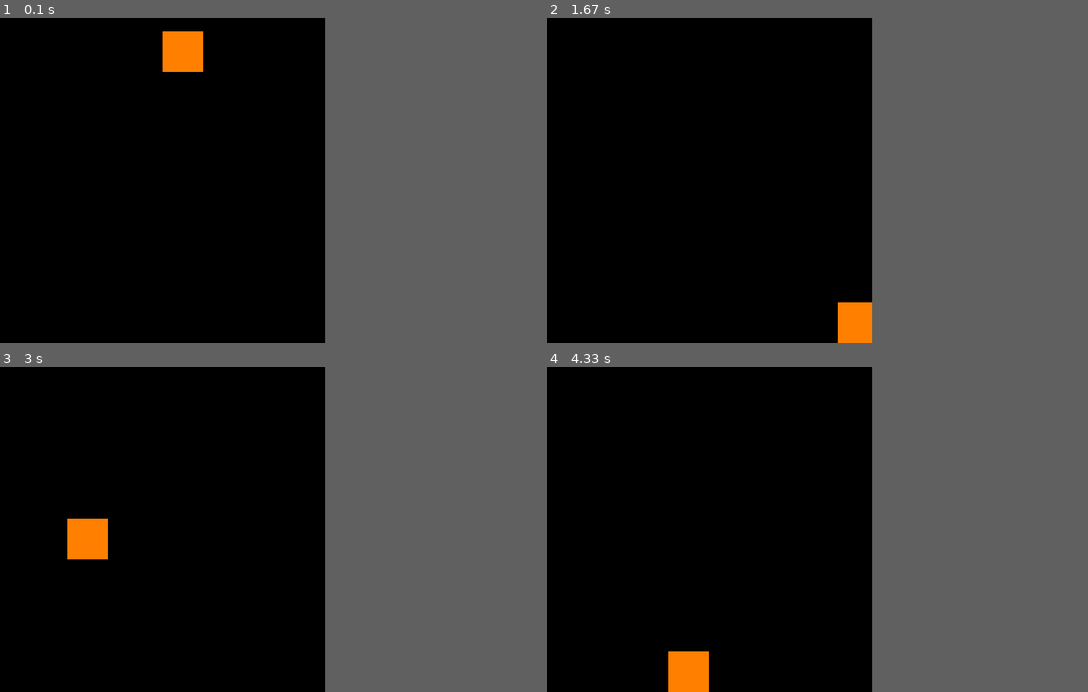
Above: before the commit, frames 1-4 (two rows, left to right).
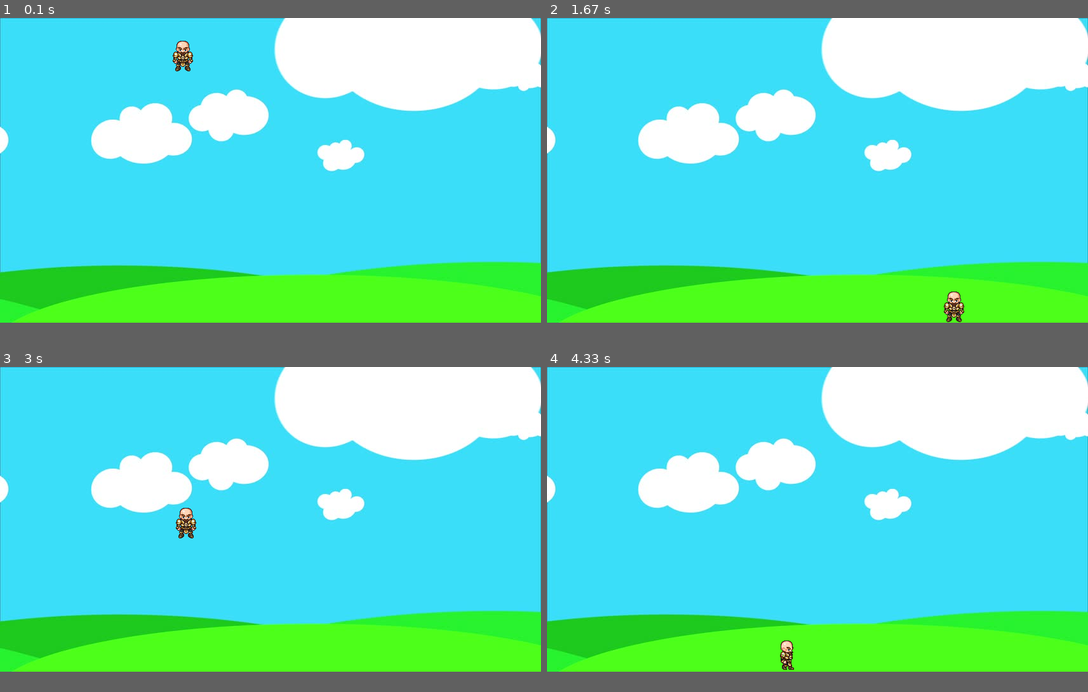
Above: after the commit, the same moments.

Repository: aprzn123/pygamething
Game: pygame game, started from game.py
Same seed, same stepped clock (60 frames per second), same inputs: the game is played once before the commit and once after it.
Inputs:
- Up to frame 1 (0.1 s): no input
- Up to frame 2 (1.67 s): hold Right 0.33-0.8 s; hold Up 0.83-1.13 s; hold Right 1.17-1.63 s
- Up to frame 3 (3 s): hold Left 1.67-2.2 s; hold Left 2.23-2.63 s; hold Up from 2.67 s (still down)
- Up to frame 4 (4.33 s): release Up at 3.03 s; hold Right 3.07-3.7 s; hold Left 3.73-4.2 s; hold Right from 4.23 s (still down)
In our replay, the window is 512x512 before the commit and 852x480 after it. These sizes can differ from the game's own. Grey fills any space a smaller window leaves; there, only what the larger window draws over its background counts as a difference.

The runs differ from the first frame. In frame 1, 74% of the frame differs, in the area x 0-100%, y 0-94%; in frame 2, 74%; in frame 3, 74%; in frame 4, 75%, in the area x 0-100%, y 0-100%.

Commit message:
added animation

Diff:
--- a/game.py
+++ b/game.py
@@ -2,10 +2,9 @@
 The main game.
 """
 import pygame
-
 # window dimensions
-WINDOW_WIDTH = 512
-WINDOW_HEIGHT = 512
+WINDOW_WIDTH = 852
+WINDOW_HEIGHT = 480
 
 pygame.init()
 
@@ -16,8 +15,8 @@
 pygame.display.set_caption("game")
 
 # import sprite images
-walk_right = [pygame.image.load('assets/R1.png'),  …(287 unchanged characters)…
-walk_left = [pygame.image.load('assets/L1.png'),  …(287 unchanged characters)…
+walk_r = [pygame.image.load('assets/R1.png'),  …(287 unchanged characters)…
+walk_l = [pygame.image.load('assets/L1.png'),  …(287 unchanged characters)…
 bg = pygame.image.load('assets/bg.jpg')
 char = pygame.image.load('assets/standing.png')
 
@@ -31,12 +30,28 @@
 is_jumping = False
 y_v_MAX = 20
 y_v = 0
+r = False
+l = False
+walk_count = 0
 
+# Drawing all the things
 def draw():
-    # background black
-    WINDOW.fill((0, 0, 0))
-    # create rectangle
-    pygame.draw.rect(WINDOW, (255, 127, 0), (x, y, w, h))
+    global walk_count
+    global y
+    global h
+    # background
+    WINDOW.blit(bg, (0, 0))
+
+    #blit with the (walk_count % 27)//3
+    #draw character
+    if l:
+        WINDOW.blit(walk_l[(walk_count % 27)//3], (x, y))
+    elif r:
+        WINDOW.blit(walk_r[(walk_count % 27)//3], (x, y))
+    else:
+        WINDOW.blit(char, (x, y))
+    if y + h == WINDOW_HEIGHT:
+        walk_count += 1
 
 # game loop
 run = True
@@ -68,15 +83,23 @@
 
     # compute player movement
     if keys[pygame.K_LEFT] and x > 0:
-        if x_v > -1 * x_v_MAX:
-            x_v -= 2
+        if not keys[pygame.K_RIGHT]:
+            if x_v > -1 * x_v_MAX:
+                x_v -= 2
+            else:
+                x_v = -1 * x_v_MAX
+            l, r = True, False
         else:
-            x_v = -1 * x_v_MAX
-    if keys[pygame.K_RIGHT] and x + w < WINDOW_WIDTH:
+            l, r = False, False
+    elif keys[pygame.K_RIGHT] and x + w < WINDOW_WIDTH:
         if x_v < x_v_MAX:
             x_v += 2
         else:
             x_v = x_v_MAX
+        r, l = True, False
+    else:
+        l, r = False, False
+        walk_count = 0
     if keys[pygame.K_UP] and y + h >= WINDOW_HEIGHT:
         is_jumping = True
 
